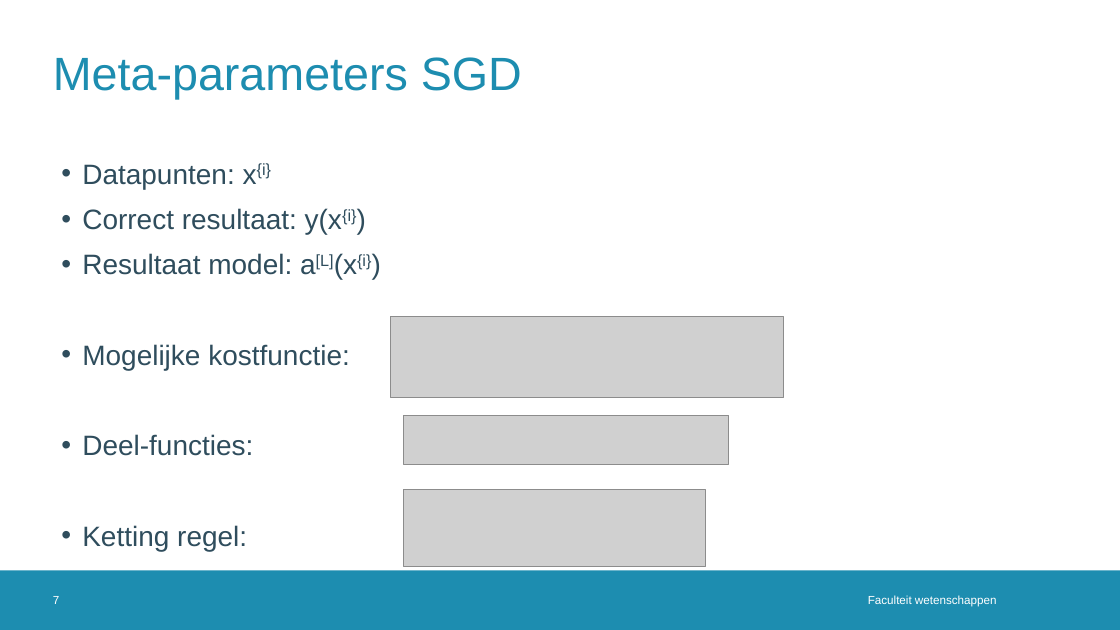
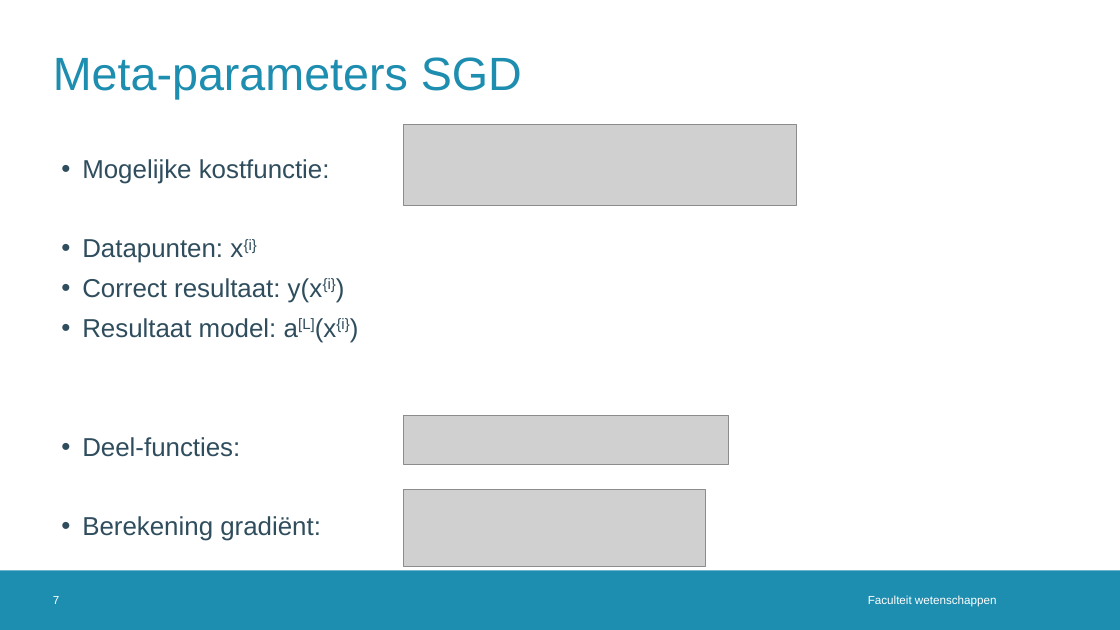
Before and after one commit to JoppeDJ/BachelorProef, a slide deck: slide 7 of Literatuurstudie/Literatuurstudie_ppt.pptx. Drawn at 1120x630 pixels with LibreOffice and Linux fonts; fonts in the diff are those of the drawing; grey boxes stand for pictures; background and template pictures are left out. Boxes give left, top, right and bottom in pixels: in the first picture for what was removed or moved away, otherwise in the second. Text is boxed around its words. In the diff, an @@ line names an element or a change of style, - is before the commit and + after.

```diff
--- a/Literatuurstudie/Literatuurstudie_ppt.pptx
+++ b/Literatuurstudie/Literatuurstudie_ppt.pptx
@@ picture moved from (x1=391, y1=317, x2=784, y2=397) to (x1=403, y1=125, x2=797, y2=206) @@
@@ text at (x1=82, y1=159, x2=330, y2=184): paragraph added @@
+• Mogelijke kostfunctie:
@@ text at (x1=82, y1=239, x2=349, y2=457): size 24 to 22.2 pt in "Datapunten: x{i}", "Correct resultaat: y(x{i})", "Resultaat model: a[L](x{i})", "Deel-functies:"; line spacing 1 to 0.9 @@
@@ text at (x1=82, y1=344, x2=350, y2=370): paragraph removed @@
-• Mogelijke kostfunctie:
@@ text at (x1=82, y1=516, x2=321, y2=541): text changed; size 24 to 22.2 pt @@
-• Ketting regel:
+• Berekening gradiënt:
```
Also in this commit, not shown: 6 other slides changed, 2 slides added, 1 slide removed, 1 other file.
